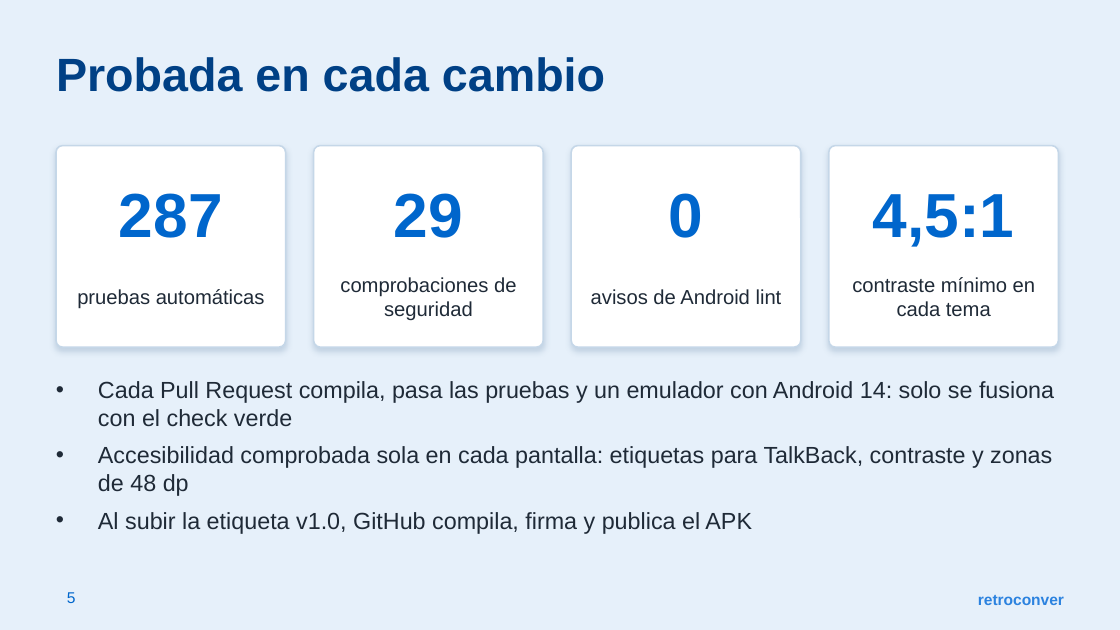
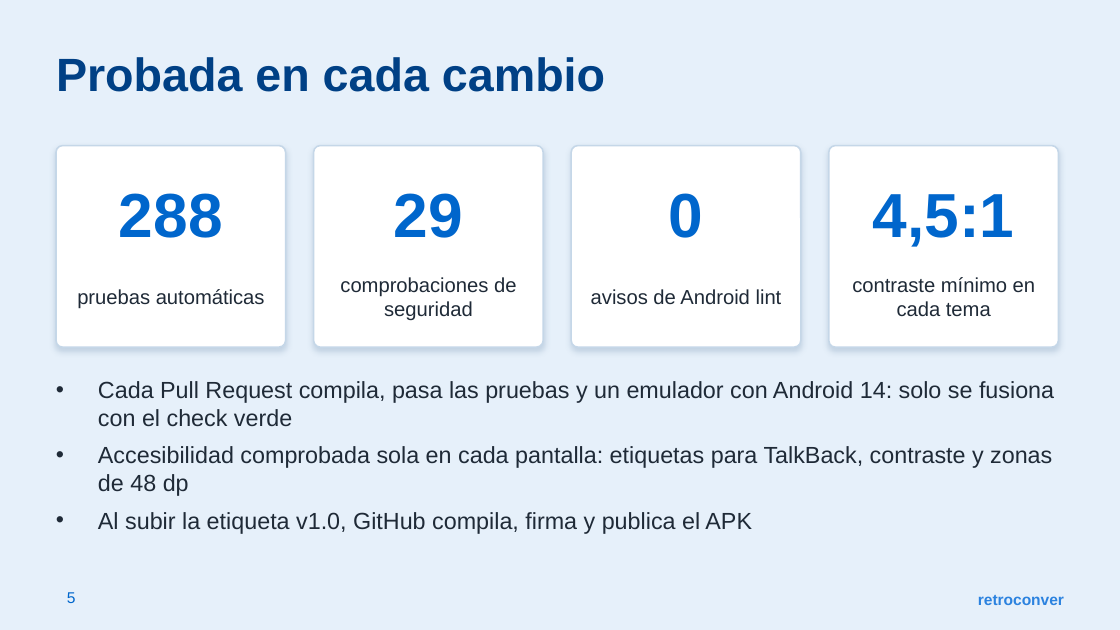
Before and after one commit to yeray06/Retroconver, a slide deck: slide 5 of docs/presentacion/Retroconver_Presentacion.pptx. Drawn at 1120x630 pixels with LibreOffice and Linux fonts; fonts in the diff are those of the drawing. Boxes give left, top, right and bottom in pixels: in the first picture for what was removed or moved away, otherwise in the second. Text is boxed around its words. In the diff, an @@ line names an element or a change of style, - is before the commit and + after.

```diff
--- a/docs/presentacion/Retroconver_Presentacion.pptx
+++ b/docs/presentacion/Retroconver_Presentacion.pptx
@@ text at (119,193,223,238): text changed @@
-287
+288
```
Also in this commit, not shown: 6 other files.
